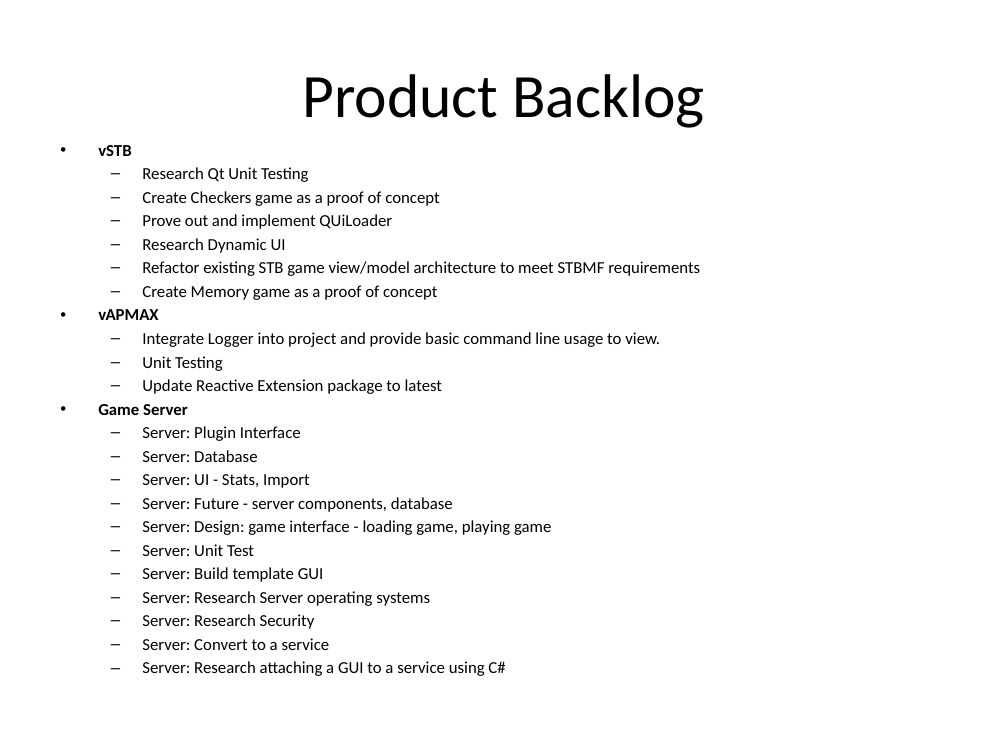
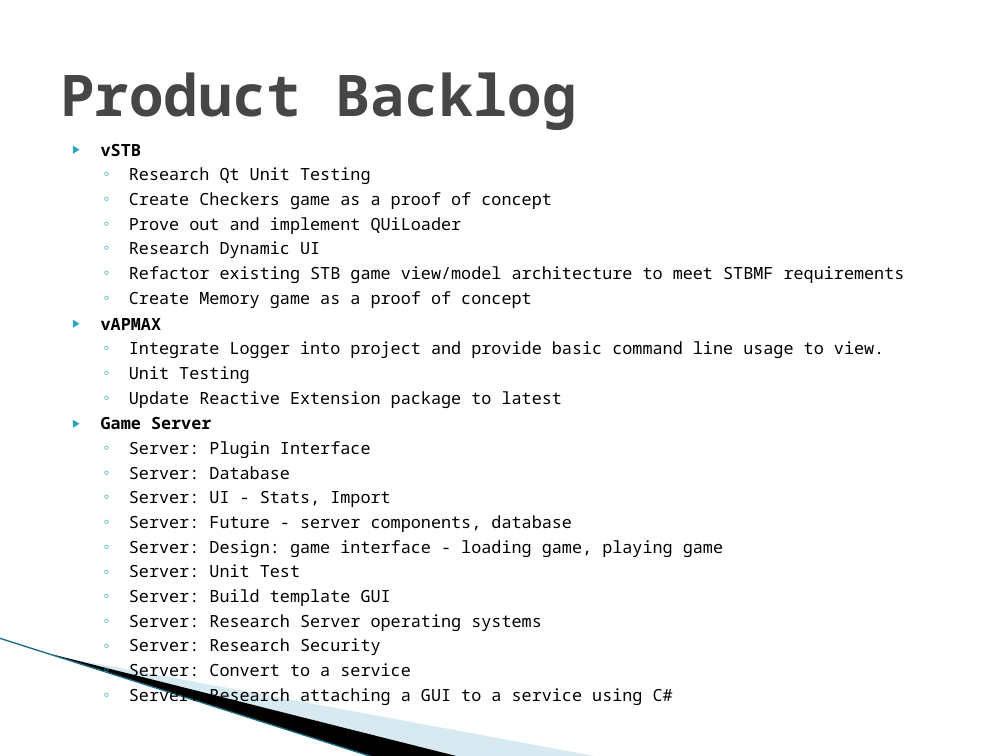
Before and after one commit to SDSMT-CSC/STBMF, a slide deck: slide 19 of docs/srDesign_ClientPresentation2.pptx (slide 15 before the commit). Drawn at 1008x756 pixels with LibreOffice and Linux fonts; fonts in the diff are those of the drawing; background and template pictures are left out. Boxes give left, top, right and bottom in pixels: in the first picture for what was removed or moved away, otherwise in the second. Text is boxed around its words. In the diff, an @@ line names an element or a change of style, - is before the commit and + after.

Commit message:
Updated slides to final format

```diff
--- a/docs/srDesign_ClientPresentation2.pptx
+++ b/docs/srDesign_ClientPresentation2.pptx
@@ title "Product Backlog" at [60, 72, 577, 130]: size 44 to 41 pt, font Calibri to Noto Sans Mono, text colour #000000 to #464646, bold on; alignment centre to left @@
@@ text "vSTB" at [101, 144, 905, 706]: font Calibri to Noto Sans Mono; bullet • to ▶; more space between paragraphs; bullet – to ◦ @@
@@ line added from (0, 638) to (374, 756), #97C5D8 0.95 pt @@
@@ freeform shape added at [53, 654, 461, 756], fill #000000 @@
@@ freeform shape added at [55, 655, 600, 756], fill #A0CBDC at 40% opacity @@
```
Also in this commit, not shown: 14 other slides changed, 5 slides added, 1 slide removed.
